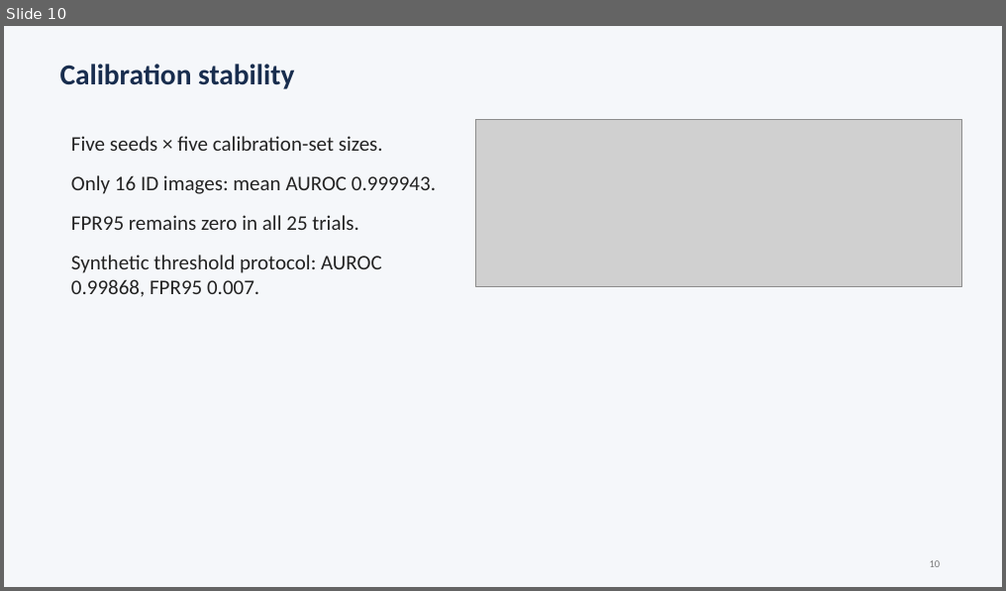
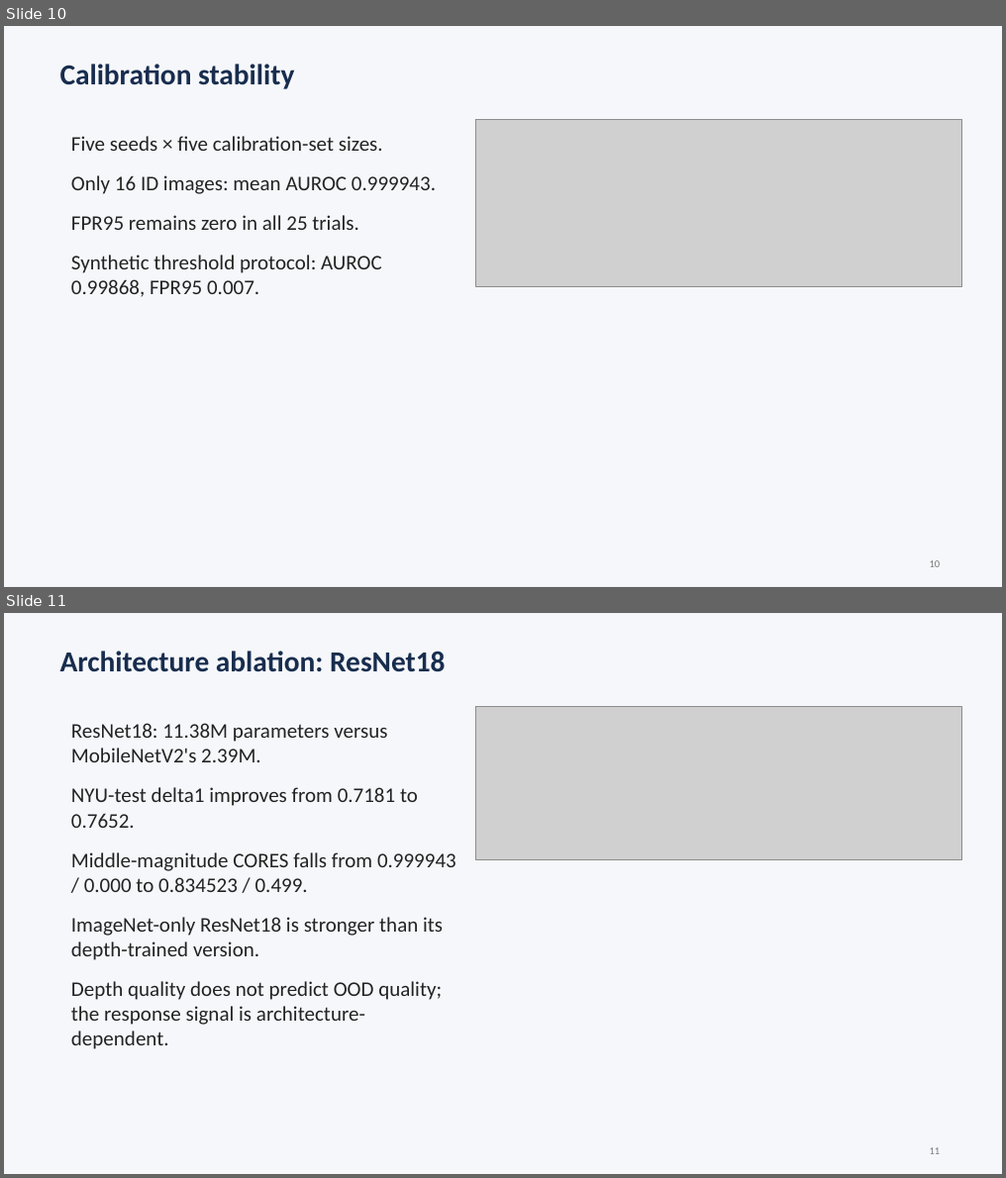
Before and after one commit to Plomo-02/Project2_CV, a slide deck: presentation/CORES_MDE_presentation.pptx. Shown one above the other, each under a label of ours: slide 10 before the commit, slides 10 and 11 after it. The pictures are 1006x591 and 1006x1178 pixels, drawn with LibreOffice and Linux fonts; fonts in the diff are those of the drawing; grey boxes stand for pictures. Boxes give left, top, right and bottom in pixels: in the first picture for what was removed or moved away, otherwise in the second. Text is boxed around its words. In the diff, an @@ line names an element or a change of style, - is before the commit and + after.

Commit message:
Complete ResNet18 architecture ablation

```diff
--- a/presentation/CORES_MDE_presentation.pptx
+++ b/presentation/CORES_MDE_presentation.pptx
@@ slide 11 added at (x1=4, y1=613, x2=1002, y2=1174), background #F5F7FA @@
@@ text added at (x1=60, y1=651, x2=445, y2=672), 28 pt, text #182D4E, bold @@
+Architecture ablation: ResNet18
@@ text added at (x1=71, y1=723, x2=456, y2=1050), 20 pt, text #232323 @@
+ResNet18: 11.38M parameters versus MobileNetV2's 2.39M.
+NYU-test delta1 improves from 0.7181 to 0.7652.
+Middle-magnitude CORES falls from 0.999943 / 0.000 to 0.834523 / 0.499.
+ImageNet-only ResNet18 is stronger than its depth-trained version.
+Depth quality does not predict OOD quality; the response signal is architecture-dependent.
@@ picture added at (x1=475, y1=707, x2=962, y2=861) @@
@@ text added at (x1=930, y1=1148, x2=941, y2=1155), 10 pt, text #787878 @@
+11
```
Also in this commit, not shown: 2 slides changed, 35 other files.
